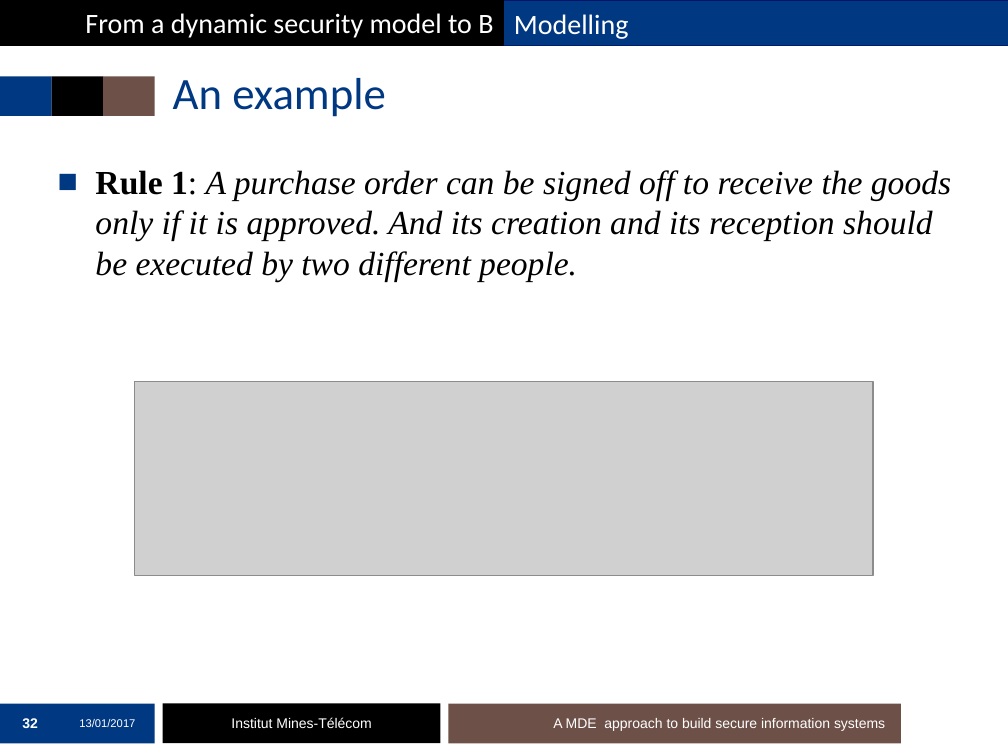
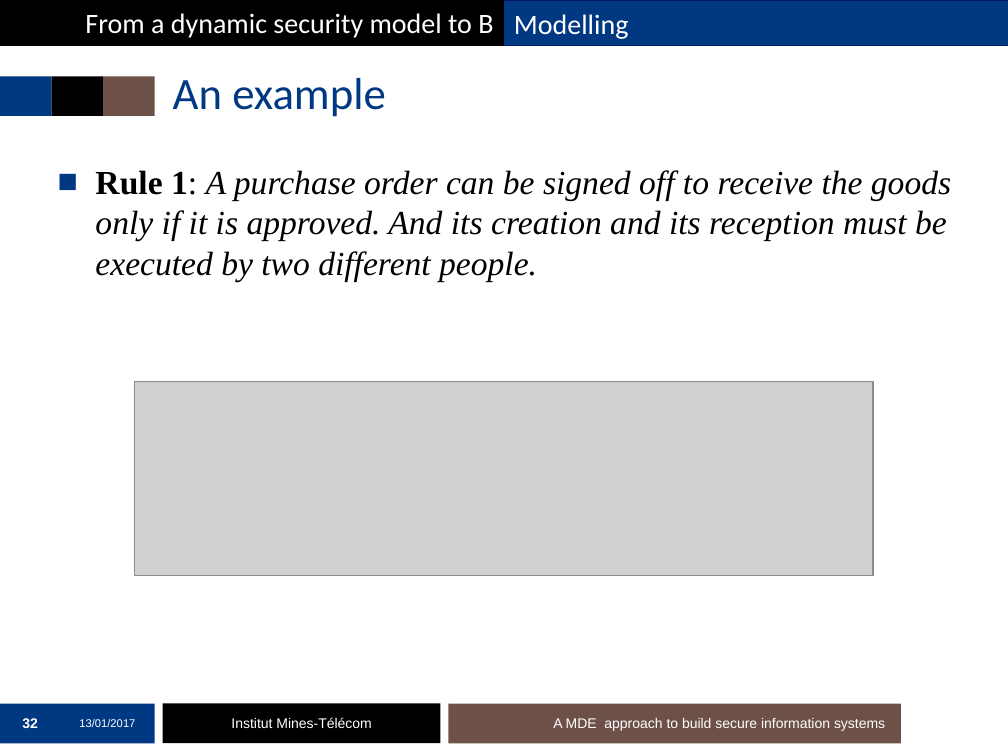
Before and after one commit to mai-ng/phdDefense, a slide deck: slide 32 of slides/presentation-defense.pptx. Drawn at 1008x756 pixels with LibreOffice and Linux fonts; fonts in the diff are those of the drawing; grey boxes stand for pictures; background and template pictures are left out. Boxes give left, top, right and bottom in pixels: in the first picture for what was removed or moved away, otherwise in the second. Text is boxed around its words. In the diff, an @@ line names an element or a change of style, - is before the commit and + after.

```diff
--- a/slides/presentation-defense.pptx
+++ b/slides/presentation-defense.pptx
@@ text at [95,170,951,281]: text changed @@
-■ Rule 1: A purchase order can be signed off to receive the goods only if it is approved. And its creation and its reception should be executed by two different people.
+■ Rule 1: A purchase order can be signed off to receive the goods only if it is approved. And its creation and its reception must be executed by two different people.
```
Also in this commit, not shown: 12 other slides changed.
